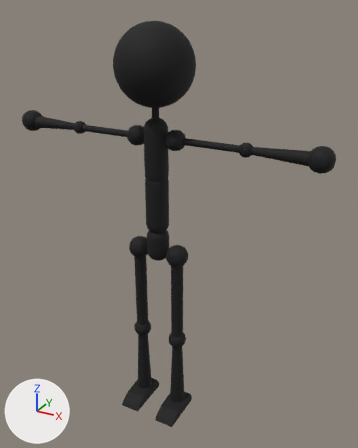
What one commit did to the Blender file Assets/Art/_blend/Stickman_TPose.blend.
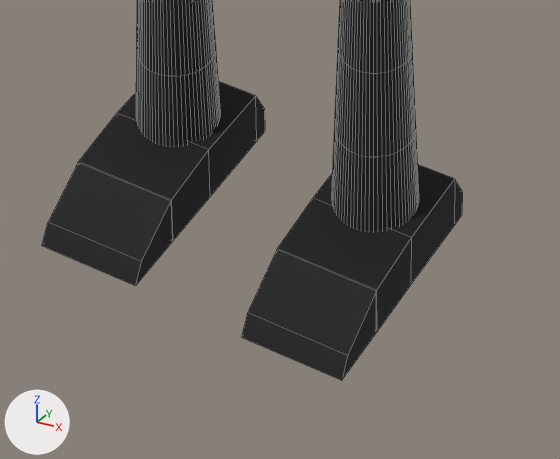
The first picture shows the older version from a 50 mm camera at (1.86, -3.04, 3.31) aimed at (0.12, 0.13, 1.72). The close-ups show both versions on the part from 32% to 58% of the width and 81% to 98% of the height of that picture; other places that the commit changed are outside them. Lighting does not change. The marker at lower left points along +X, +Y and +Z. The close-ups show mesh edges as thin lines.

Objects in the first close-up: 'LeftFoot', 'LeftLeg', 'RightFoot', 'RightLeg'.
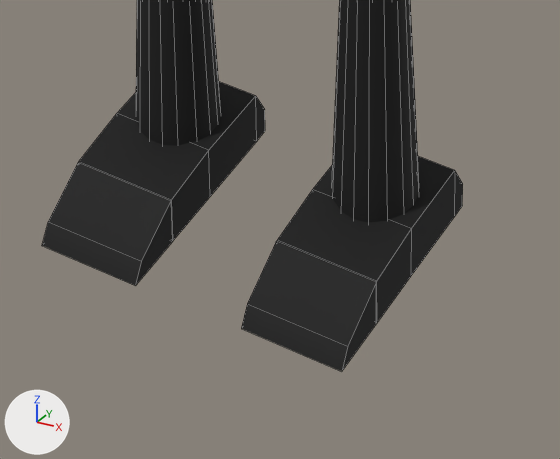
Where the newer file only moved an object's origin or applied its transform, the numbers keep the older frame.

The change, as a diff of the scene's bpy script:
```diff
--- a/Assets/Art/_blend/Stickman_TPose.blend.py
+++ b/Assets/Art/_blend/Stickman_TPose.blend.py
@@ ob_leftfoot @@
 ob_leftfoot.matrix_parent_inverse = Matrix(((1.0, 0.0, 0.0, -0.173), (0.0, 1.0, 0.0, 0.0), (0.0, 0.0, 1.0, -0.717), (0.0, 0.0, 0.0, 1.0)))
-ob_leftfoot.location = (0.175, -0.0623, 0.0238)
+ob_leftfoot.location = (0.175, -0.0623, 0.0354)
@@ ob_leftleg @@
 ob_leftleg.matrix_parent_inverse = Matrix(((1.0, 0.0, 0.0, -0.173), (0.0, 1.0, 0.0, 0.0), (0.0, 0.0, 1.0, -1.509), (0.0, 0.0, 0.0, 1.0)))
-ob_leftleg.location = (0.173, 0.0, 0.717)
-_m = ob_leftleg.modifiers.new('Subdivision', 'SUBSURF')
-_m.levels = 3
+ob_leftleg.location = (0.173, 0.0, 0.722)
```

Pixel boxes (x1, y1, x2, y2) of what changed, in the close-ups (560 x 459 px):
'LeftFoot', moved: before (242, 165, 463, 380); after (241, 156, 463, 372)
'LeftLeg', moved, modifiers changed: before (332, 0, 419, 230); after (332, 0, 419, 222)
